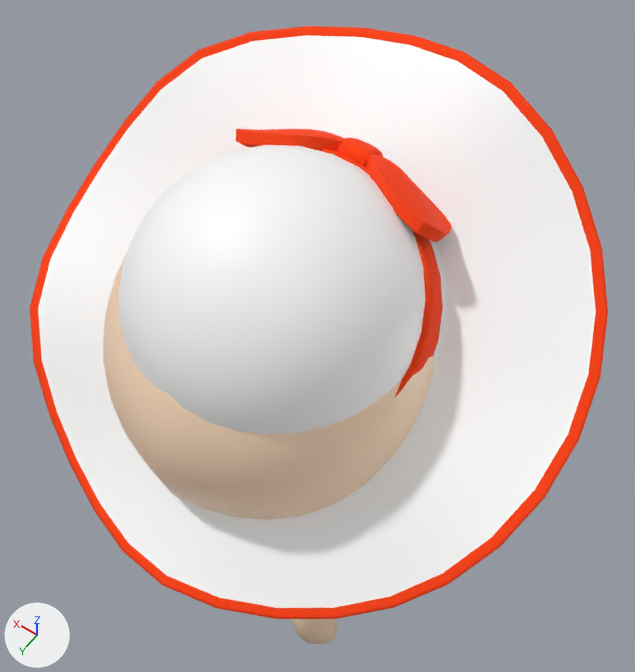
Renders of the glTF model assets/art/models/characters/character.glb from each side of a commit.
The view is the same before and after, from a 50 mm lens placed at (-1.54, 1.82, 6.2), pointed at (0.19, -0.59, 2.41). The lights are fixed; the arrows at lower left show +X, +Y and +Z. The older version comes first. Where no turn or scale is listed for an object, it has been applied to the vertices.

The first picture shows 'body', 'hat'.
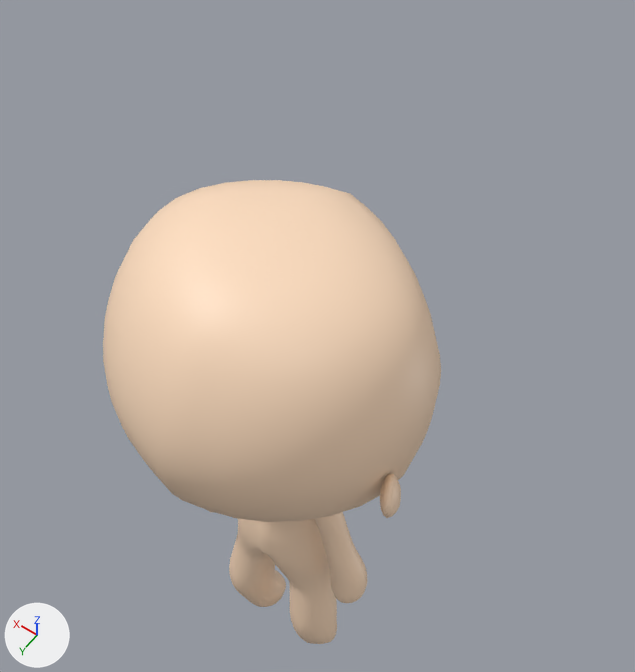
Boxes (x1, y1, x2, y2) around the edits, measured in the pictures (635 x 672 px):
'hat', deleted
    before: (30, 26, 608, 619)
    faces in mat_hat (white #ffffff): (38, 35, 596, 608)
    faces in mat_hat_rim (orange #ff4000): (30, 26, 608, 619)
'body', unchanged, uncovered by the edit
    before: (103, 256, 434, 644)
    after: (103, 180, 441, 644)

The change in detail:
Object 'hat' (ob_hat) is deleted.
